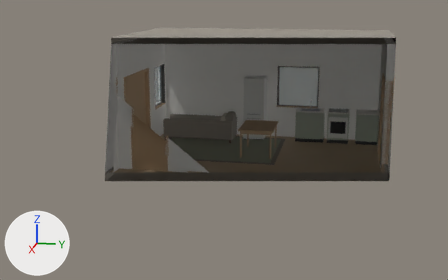
A saved change to the glTF model docs-site/public/3d/laneway-house.glb.
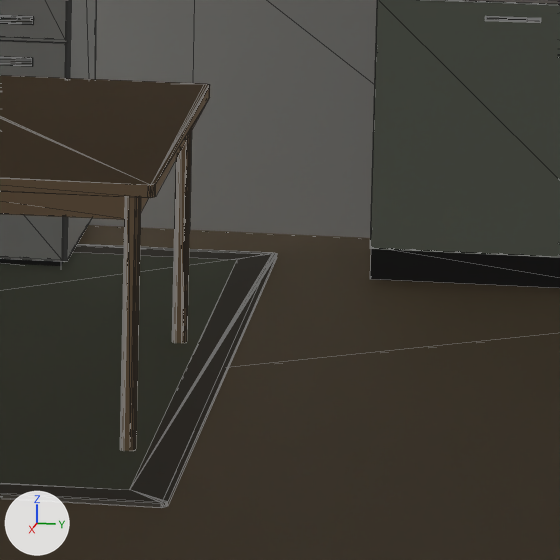
The first picture shows the older version from a 50 mm lens placed at (18.13, -0.99, 4.32), pointed at (4.03, -3.81, 0.79). The close-ups show the older and then the newer version on the part from 57% to 70% of the width and 40% to 61% of the height of that picture. Only the edits that show in the close-ups are written down. Every picture has the same lights, and +X, +Y and +Z are marked at lower left. The close-ups show mesh edges as thin lines. Everything nearer to the camera than a plane just in front of the edit is cut away. Where no turn or scale is listed for an object, it has been applied to the vertices.

In view in the first close-up: 'floor:r_live', 'furniture:fridge_1', 'furniture:kitchen_sink_3', 'furniture:rug_5', 'furniture:table_6', 'wall:w_west'.
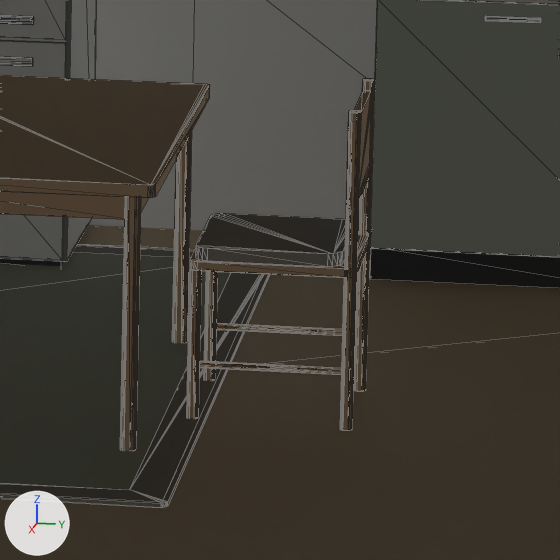
Where the change shows, as pixel boxes [x1, y1, x2, y2] in the close-ups (560 x 560 px):
'furniture:chair_13', added: after [187, 78, 375, 430]
    faces in mat_fixture_wood (beige #c6a785): [187, 78, 375, 430]
    faces in mat_fixture_fabric (grey #968f85): [196, 213, 346, 267]

What the commit changed:
Mesh me_furniture_chair_13 is new.
It has 344 vertices, 652 faces and spans x 1.9..2.35, y -2.75..-2.3, z 0.005..0.885.
Faces by material slot: [576, 76].
It uses material mat_fixture_wood (beige #c6a785).
It uses material mat_fixture_fabric (grey #968f85).
Object 'furniture:chair_13' (ob_furniture_chair_13) is new; it shows me_furniture_chair_13.
Its location is (0.0, 0.0, 0.0).
